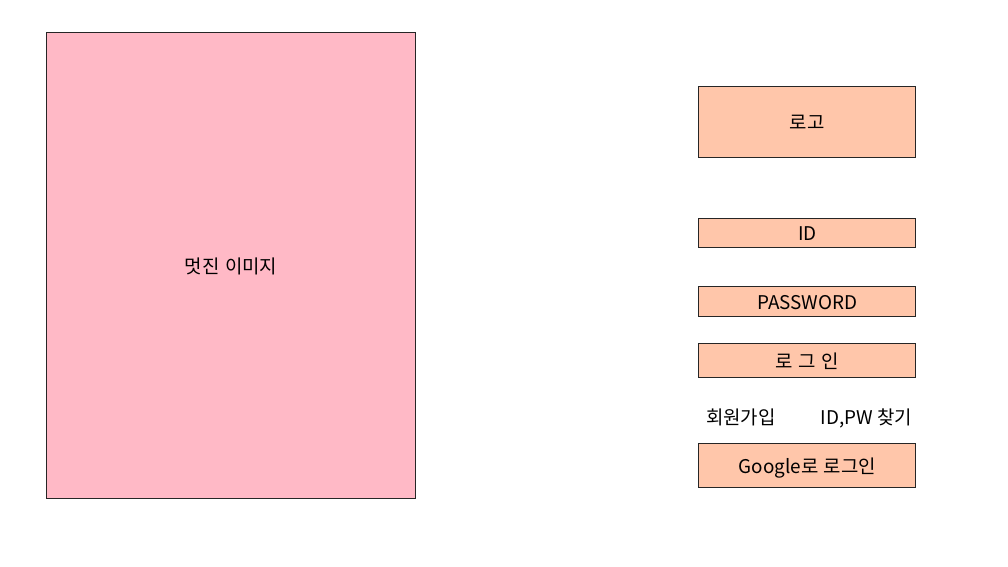
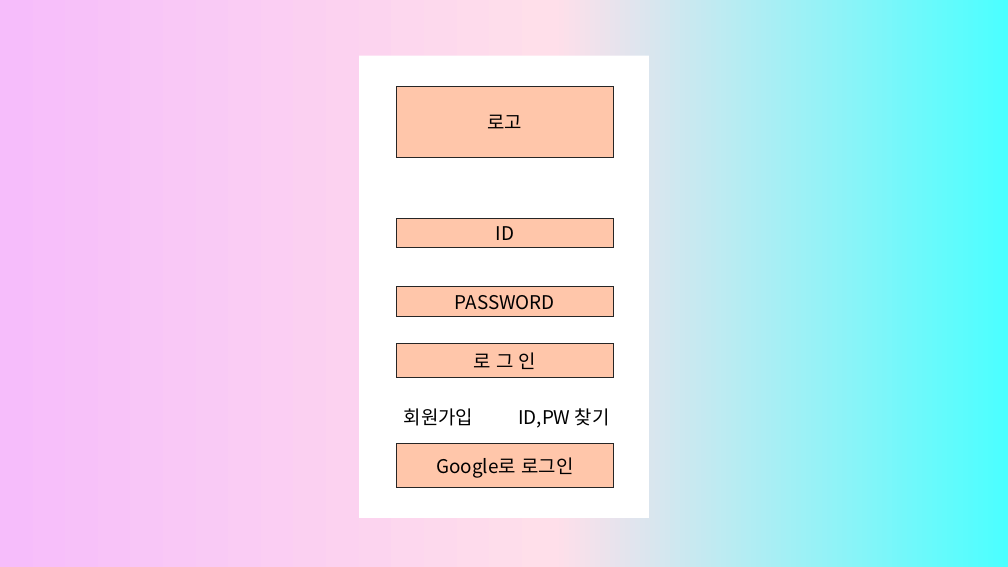
Before and after one commit to lectykim/sreview, a slide deck: slide 6 of hi/view powerpoint.pptx. Drawn at 1008x567 pixels with LibreOffice and Linux fonts; fonts in the diff are those of the drawing. Boxes give left, top, right and bottom in pixels: in the first picture for what was removed or moved away, otherwise in the second. Text is boxed around its words. In the diff, an @@ line names an element or a change of style, - is before the commit and + after.

```diff
--- a/hi/view powerpoint.pptx
+++ b/hi/view powerpoint.pptx
@@ rectangle added at (x1=0, y1=0, x2=1008, y2=567), fill gradient #F6BDFB to #FFDFEA to #4BFFFF @@
@@ rectangle removed at (x1=46, y1=33, x2=416, y2=499) @@
-멋진 이미지
@@ rectangle added at (x1=359, y1=56, x2=649, y2=518), fill #FFFFFF @@
@@ 5 rectangles, 2 texts moved together from (x1=699, y1=86, x2=916, y2=487) to (x1=396, y1=86, x2=613, y2=487) @@
```
Also in this commit, not shown: 2 other files.
